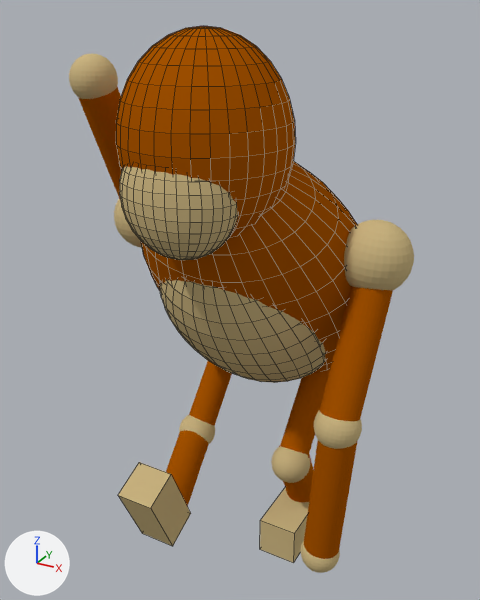
What one commit did to the Blender file Assets/monkkee_body.blend.
Camera for both pictures: a 50 mm lens placed at (2.22, -4.5, 2.99), pointed at (-0.02, -0.42, 0.95). The lights are fixed; the arrows at lower left show +X, +Y and +Z. Mesh edges are drawn as thin lines on the coarser meshes.

The scene before the commit, as lines of its bpy script (objects in view):
```python
me_cylinder_007 = bpy.data.meshes.new('Cylinder.007')
me_cylinder_007.from_pydata(...)  # a 32-sided cylinder along z spanning x -1.0..1.0, y -1.0..1.0, z -1.0..1.0
me_cylinder_007.materials.append(mat_orange)  # brown #a75400
me_sphere_002 = bpy.data.meshes.new('Sphere.002')
me_sphere_002.from_pydata(...)  # a UV sphere (32 segments, 16 rings, poles along z) spanning x -1.0..1.0, y -1.0..1.0, z -1.0..1.0
me_sphere_002.materials.append(mat_pale_fur)  # beige #cbb582
me_sphere_007 = bpy.data.meshes.new('Sphere.007')
me_sphere_007.from_pydata(...)  # a UV sphere (32 segments, 16 rings, poles along z) spanning x -1.0..1.0, y -1.0..1.0, z -1.0..1.0
me_sphere_007.materials.append(mat_pale_fur)  # beige #cbb582
ob_belly = bpy.data.objects.new('Belly', me_sphere_002)
ob_belly.location = (0.04, -0.37, 0.898)
ob_belly.rotation_euler = (6.95, 0.00196, -0.00752)  # degrees (38, 0.1, -0.4)
ob_belly.scale = (0.697, 0.494, 0.879)
ob_cylinder = bpy.data.objects.new('Cylinder', me_cylinder_007)
ob_cylinder.location = (-0.399, -0.181, 0.011)
ob_cylinder.rotation_euler = (-0.715, 0.0, 0.0)  # degrees (-41, 0, 0)
ob_cylinder.scale = (0.119, 0.119, 0.446)
ob_sphere = bpy.data.objects.new('Sphere', me_sphere_007)
ob_sphere.location = (0.98, -0.873, 0.41)
ob_sphere.rotation_euler = (-0.0238, 0.0771, 0.0776)  # degrees (-1.4, 4.4, 4.4)
ob_sphere.scale = (0.161, 0.161, 0.161)
# also in view: 'Cylinder.001' at (-0.41, -0.71, -0.57); 'Body' at (0.04, -0.19, 1.12); 'Mouth' at (0.03, -1.27, 1.97); 'Lower arm' at (0.95, -0.87, -0.19); 'Right Elbow' at (-0.91, -0.85, 2.55)
```
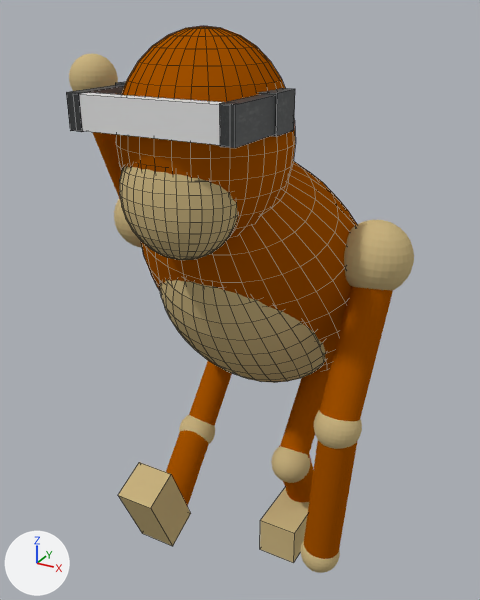
What differs and where, as boxes [x1, y1, x2, y2] in the pictures (480 x 600 px):
'Cube.006', added: after [79, 92, 224, 145]
'Cube.003', added: after [220, 94, 275, 148]
'Cube.002', added: after [259, 88, 295, 137]
'Cube.004', added: after [66, 85, 125, 132]
'Cube.005', added: after [115, 81, 126, 85]

The change, as a list of edits to the scene's bpy script:
```text
Add img_metal038_1k_png_metalness_png:
    img_metal038_1k_png_metalness_png = load_image('Metal038_1K-PNG_Metalness.png', 'Materials/Shotgun Metal/Metal038_1K-PNG_Metalness.png', 1024, 1024, 'sRGB')
Add img_metal038_1k_png_color_png:
    img_metal038_1k_png_color_png = load_image('Metal038_1K-PNG_Color.png', 'Materials/Shotgun Metal/Metal038_1K-PNG_Color.png', 1024, 1024, 'sRGB')
Add mat_visor_green:
    mat_visor_green = principled_material('Visor Green')
    mat_visor_green.base_color = (0.8, 0.8, 0.8)  # white #e7e7e7
    mat_visor_green.specular_tint = (0.8, 0.8, 0.8)  # white #e7e7e7
Add mat_steel_bits:
    mat_steel_bits = bpy.data.materials.new('Steel Bits')
    # uses the picture img_metal038_1k_png_color_png
    # uses the picture img_metal038_1k_png_metalness_png
Add me_cube_006:
    me_cube_006.from_pydata(...)  # a box spanning x -1.0..1.0, y -1.0..1.0, z -1.0..1.0
    me_cube_006.materials.append(mat_visor_green)  # its picture is missing
Add me_cube_005:
    me_cube_005.from_pydata(...)  # a box spanning x -1.0..1.0, y -1.0..1.0, z -1.0..1.0
    me_cube_005.materials.append(mat_steel_bits)
Add me_cube_004:
    me_cube_004.from_pydata(...)  # a box spanning x -1.0..1.0, y -1.0..1.0, z -1.0..1.0
    me_cube_004.materials.append(mat_steel_bits)
Add me_cube_003:
    me_cube_003.from_pydata(...)  # a box spanning x -1.0..1.0, y -1.0..1.0, z -1.0..1.0
    me_cube_003.materials.append(mat_steel_bits)
Add me_cube_002:
    me_cube_002.from_pydata(...)  # a box spanning x -1.0..1.0, y -1.0..1.0, z -1.0..1.0
    me_cube_002.materials.append(mat_steel_bits)
Add ob_cube_006:
    ob_cube_006 = bpy.data.objects.new('Cube.006', me_cube_006)
    ob_cube_006.location = (0.049, -1.517, 2.454)
    ob_cube_006.rotation_euler = (0.0, 0.0, -1.571)  # degrees (0, 0, -90)
    ob_cube_006.scale = (0.0438, 0.502, 0.1)
Add ob_cube_005:
    ob_cube_005 = bpy.data.objects.new('Cube.005', me_cube_005)
    ob_cube_005.location = (-0.396, -1.002, 2.454)
    ob_cube_005.rotation_euler = (0.0, -3.142, 0.0)  # degrees (0, -180, 0)
    ob_cube_005.scale = (0.116, 0.116, 0.116)
Add ob_cube_004:
    ob_cube_004 = bpy.data.objects.new('Cube.004', me_cube_004)
    ob_cube_004.location = (-0.456, -1.327, 2.454)
    ob_cube_004.rotation_euler = (0.0, -3.142, 0.0)  # degrees (0, -180, 0)
    ob_cube_004.scale = (0.0438, 0.239, 0.106)
Add ob_cube_003:
    ob_cube_003 = bpy.data.objects.new('Cube.003', me_cube_003)
    ob_cube_003.location = (0.538, -1.327, 2.454)
    ob_cube_003.scale = (0.0438, 0.239, 0.106)
Add ob_cube_002:
    ob_cube_002 = bpy.data.objects.new('Cube.002', me_cube_002)
    ob_cube_002.location = (0.478, -1.002, 2.454)
    ob_cube_002.scale = (0.116, 0.116, 0.116)
```
